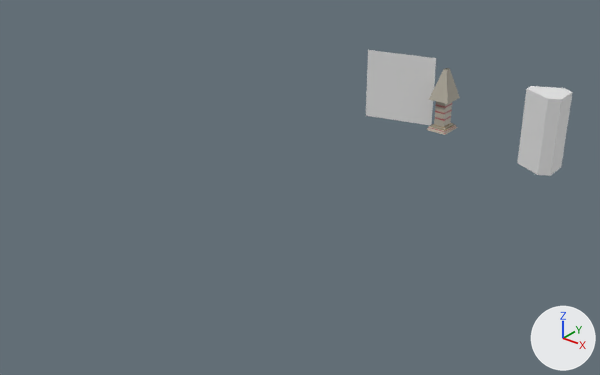
The Blender file Assets/_Blender/BLD1.blend: old version first, new version second.
Camera for both pictures: a camera (50 mm lens) standing at (109588.0, -185732.0, 87283.0) and looking at (9900.0, -61122.0, 10024.0). Every picture has the same lights, and +X, +Y and +Z are marked at lower right.

Names of what the first picture shows: 'BLD01', 'HexMagno', 'Image'.
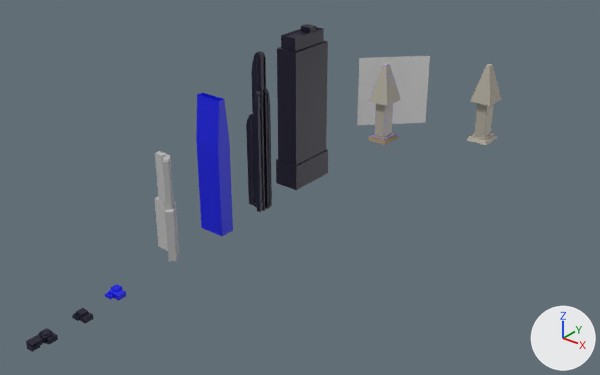
Boxes [x1, y1, x2, y2] around the edits, measured in the pictures (600 x 375 px):
'Highrise_24', added
    after: [276, 24, 328, 190]
'Image', moved, turned
    before: [366, 50, 436, 125]
    after: [357, 56, 430, 125]
'BuildingA.090', added (blue)
    after: [196, 93, 233, 236]
'HexMagno', deleted
    before: [517, 86, 573, 176]
'BuildingA.005', added
    after: [246, 51, 272, 212]
'BuildingA.122', added
    after: [154, 151, 179, 261]
'MASTER', added
    after: [367, 64, 401, 145]
'BLD01_base', added
    after: [466, 64, 502, 145]
'BLD01', deleted
    before: [427, 68, 460, 135]
'BuildingA.229', added
    after: [26, 328, 58, 352]
'BuildingA.236', added
    after: [105, 284, 126, 300]
'BuildingA.228', added
    after: [72, 308, 93, 324]

The change, as a list of edits to the scene's bpy script:
```text
Change ob_image:
    ob_image.location: (-10000.0, 9500.0, 9000.0) -> (-10000.0, 6000.0, 9000.0)
    ob_image.rotation_euler: (-1.571, 0.0, -2.88) -> (-1.571, 0.0, 3.927)  # degrees (-90, 0, -165) -> degrees (-90, 0, 225)
Remove ob_hexmagno:
    ob_hexmagno = bpy.data.objects.new('HexMagno', me_cube_001)
Remove ob_bld01:
    ob_bld01 = bpy.data.objects.new('BLD01', me_cube)
Add ob_highrise_24:
    ob_highrise_24 = bpy.data.objects.new('Highrise_24', me_main_buildings_005)  # 3920 vertices, 3958 faces; spans x -6255.0..6255.0, y 0.0..37567.0, z -3128.0..3128.0; in mat_black_002 (black #0d0a27)
    ob_highrise_24.location = (-5900.0, -40400.0, 0.0)
    ob_highrise_24.rotation_euler = (1.571, 0.0, 1.571)  # degrees (90, 0, 90)
Add ob_buildinga_236:
    ob_buildinga_236 = bpy.data.objects.new('BuildingA.236', me_wild_town_237)  # 52 vertices, 18 faces; spans x -26.2..24.8, y -0.6..21.2, z -18.0..33.8; in mat_col1 (blue #0612e0)
    ob_buildinga_236.location = (-1200.0, -103400.0, 0.0)
    ob_buildinga_236.rotation_euler = (1.571, 0.0, 1.571)  # degrees (90, 0, 90)
    ob_buildinga_236.scale = (60.0, 60.0, 60.0)
Add ob_buildinga_229:
    ob_buildinga_229 = bpy.data.objects.new('BuildingA.229', me_wild_town_230)  # 120 vertices, 42 faces; spans x -50.4..31.1, y -0.3..23.5, z -30.5..24.2; in mat_black_001 (black #0d0a27)
    ob_buildinga_229.location = (624.0, -120800.0, 0.0)
    ob_buildinga_229.rotation_euler = (1.571, 0.0, 1.571)  # degrees (90, 0, 90)
    ob_buildinga_229.scale = (60.0, 60.0, 60.0)
Add ob_buildinga_228:
    ob_buildinga_228 = bpy.data.objects.new('BuildingA.228', me_wild_town_229)  # 60 vertices, 18 faces; spans x -16.4..19.6, y -0.3..23.5, z -21.6..33.1; in mat_black_001 (black #0d0a27)
    ob_buildinga_228.location = (-56.0, -112227.0, 0.0)
    ob_buildinga_228.rotation_euler = (1.571, 0.0, 1.571)  # degrees (90, 0, 90)
    ob_buildinga_228.scale = (60.0, 60.0, 60.0)
Add ob_buildinga_122:
    ob_buildinga_122 = bpy.data.objects.new('BuildingA.122', me_wild_town_184)  # 72 vertices, 56 faces; spans x -58.0..64.0, y 0.0..361.0, z -38.0..38.0; in mat_gridbase (its picture is missing)
    ob_buildinga_122.location = (-5000.0, -86200.0, 0.0)
    ob_buildinga_122.rotation_euler = (1.571, 0.0, 0.0)  # degrees (90, 0, 0)
    ob_buildinga_122.scale = (60.0, 60.0, 60.0)
Add ob_buildinga_090:
    ob_buildinga_090 = bpy.data.objects.new('BuildingA.090', me_wild_town_148)  # 468 vertices, 304 faces; spans x -47.0..39.0, y -1.0..381.0, z -21.0..21.0; in mat_col1 (blue #0612e0)
    ob_buildinga_090.location = (-4100.0, -72500.0, 0.0)
    ob_buildinga_090.rotation_euler = (1.571, 0.0, 0.0)  # degrees (90, 0, 0)
    ob_buildinga_090.scale = (80.0, 80.0, 80.0)
Add ob_buildinga_005:
    ob_buildinga_005 = bpy.data.objects.new('BuildingA.005', me_wild_town_004)  # 388 vertices, 290 faces; spans x -76.0..54.0, y 0.0..918.0, z -50.0..54.0; in mat_black_001 (black #0d0a27)
    ob_buildinga_005.location = (-3900.0, -58600.0, 0.0)
    ob_buildinga_005.rotation_euler = (1.571, 0.0, 0.0)  # degrees (90, 0, 0)
    ob_buildinga_005.scale = (40.0, 40.0, 40.0)
Add ob_bld01_base:
    ob_bld01_base = bpy.data.objects.new('BLD01_base', me_cube_001_1)  # 40 vertices, 25 faces; spans x -3443.0..3443.0, y -3009.0..3006.0, z 5.0..21006.0; in mat_base (grey #b4aea0), mat_red (brown #ae5d5d), mat_brown (brown #958262), mat_lines (blue #1e16e7), mat_black (black #1c1c1c); modifiers WIREFRAME
    ob_bld01_base.location = (16800.0, 9800.0, 0.0)
    ob_bld01_base.rotation_euler = (0.0, 0.0, 1.571)  # degrees (0, 0, 90)
Add ob_master:
    ob_master = bpy.data.objects.new('MASTER', me_cube_1)  # 48 vertices, 36 faces; spans x -3438.0..0.0, y -3000.0..3000.0, z 0.0..20996.0; in mat_base (grey #b4aea0), mat_red (brown #ae5d5d), mat_brown (brown #958262), mat_lines (blue #1e16e7); modifiers MIRROR, WIREFRAME
    ob_master.location = (-4400.0, -7000.0, 0.0)
    ob_master.rotation_euler = (0.0, 0.0, 1.571)  # degrees (0, 0, 90)
```
